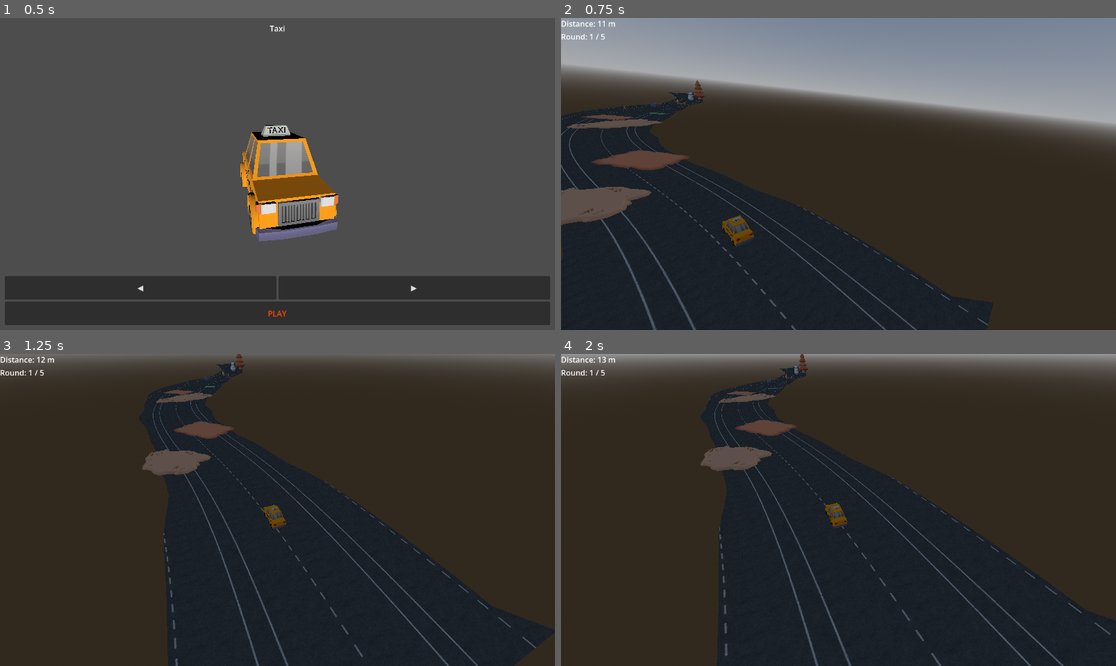
Above: before the commit, frames 1-4 (two rows, left to right).
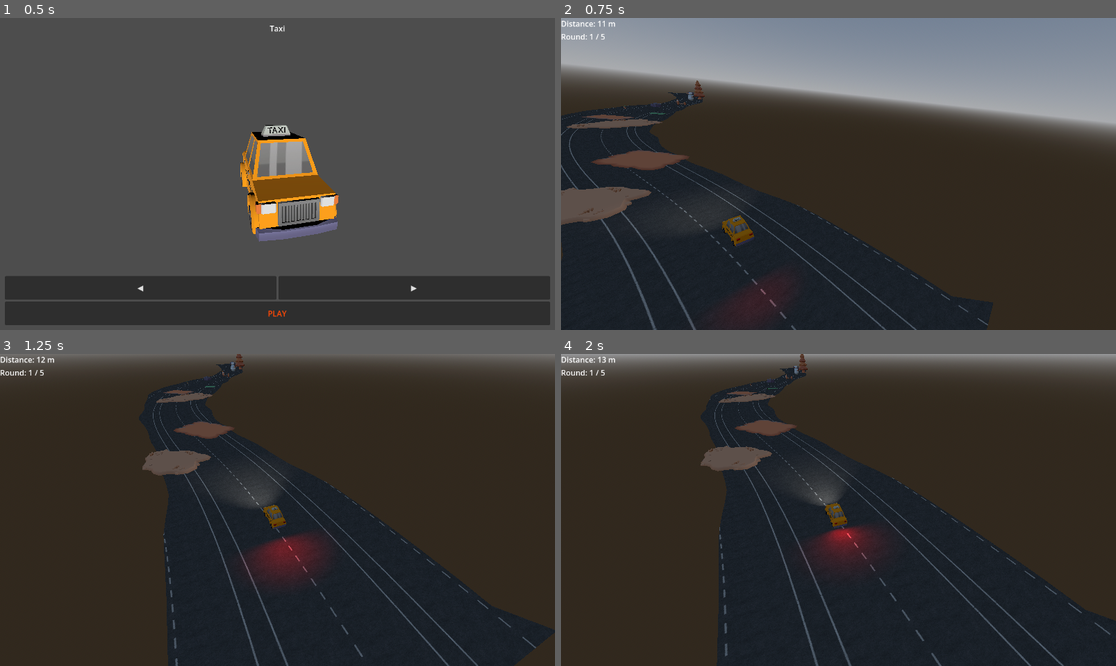
Above: after the commit, the same moments.

Repository: RuntimeRebelsStudio/YouAreYourOwnEnemy
Game: Godot game, scene res://scenes/main/main.tscn
The game is run twice, just before and just after one commit, with the same random seed, the same clock (stepped at 60 frames per second) and the same inputs.
Inputs (mouse positions are in pixels of both pictures, inside the frame that each line leads up to):
- Up to frame 1 (0.5 s): no input
- Up to frame 2 (0.75 s): click "PLAY" at 0.5 s
- Up to frame 3 (1.25 s): no input
- Up to frame 4 (2 s): move the mouse to (960, 494) at 1.27 s; hold D (right) from 1.28 s (still down)

Frame 1 is identical in both runs. In frame 2, 0.5% of the frame differs, in the area x 21-40%, y 57-97%; in frame 3, 2.0%, in the area x 41-59%, y 36-73%; in frame 4, 1.5%.

Commit message:
feat: add car lights

Diff:
--- a/scenes/player/Cars/ambulance.tscn
+++ b/scenes/player/Cars/ambulance.tscn
@@ -364,7 +364,7 @@
 [sub_resource type="BoxShape3D" id="BoxShape3D_6v33g"]
 size = Vector3(0.9440918, 0.5961609, 1.8800659)
 
-[node name="ambulance" type="Area3D" unique_id=41931374 node_paths=PackedStringArray("body_mesh", "collision_shapes", "wheel_fl", "wheel_fr", "wheel_bl", "wheel_br")]
+[node name="ambulance" type="Area3D" unique_id=41931374 node_paths=PackedStringArray("body_mesh", "collision_shapes", "wheel_fl", "wheel_fr", "wheel_bl", "wheel_br", "beacon_a", "beacon_b")]
 script = ExtResource("1_g0hop")
 body_mesh = NodePath("Ambulance2")
 collision_shapes = [NodePath("CollisionShape3D"), NodePath("CollisionShape3D2")]
@@ -376,7 +376,21 @@
 max_torque = 4000.0
 absolute_max_rpm = 950.0
 rpm_acceleration = 60.0
+beacon_a = NodePath("SpotLight3D")
+beacon_b = NodePath("SpotLight3D2")
+beacon_enabled = true
+blink_speed = 2.0
 metadata/_custom_type_script = "uid://bdm4cy4u3orcu"
+
+[node name="SpotLight3D3" type="SpotLight3D" parent="." unique_id=2047119071]
+transform = Transform3D(1, 0, 0, 0, -0.9949693, -0.10018047, 0, 0.10018047, -0.9949693, 0.33331776, 0.2688644, 1.1613648)
+light_energy = 3.5
+spot_range = 15.0
+
+[node name="SpotLight3D4" type="SpotLight3D" parent="." unique_id=135298910]
+transform = Transform3D(1, 0, 0, 0, -0.9949693, -0.10018047, 0, 0.10018047, -0.9949693, -0.3625437, 0.2922628, 1.17359)
+light_energy = 3.5
+spot_range = 15.0
 
 [node name="Ambulance2" type="MeshInstance3D" parent="." unique_id=261041169]
 transform = Transform3D(100, 0, 0, 0, -1.1920929e-05, 99.99999, 0, -99.99999, -1.1920929e-05, 0, 0, 0)
@@ -405,3 +419,29 @@
 [node name="CollisionShape3D2" type="CollisionShape3D" parent="." unique_id=1524063067]
 transform = Transform3D(1, 0, 0, 0, 1, 0, 0, 0, 1, -0.0059814453, 0.79945374, -0.2772522)
 shape = SubResource("BoxShape3D_6v33g")
+
+[node name="AreaLight3D" type="AreaLight3D" parent="." unique_id=1920652724]
+transform = Transform3D(1, 0, 0, 0, 1, 0, 0, 0, 1, 0.4286392, 0.3219569, -1.1857425)
+light_color = Color(0.9682062, 0, 0.042810358, 1)
+light_energy = 3.0
+area_size = Vector2(0.17429483, 0.12520844)
+
+[node name="AreaLight3D2" type="AreaLight3D" parent="." unique_id=13689253]
+transform = Transform3D(1, 0, 0, 0, 1, 0, 0, 0, 1, -0.43989265, 0.27384913, -1.2054385)
+light_color = Color(0.9682062, 0, 0.042810358, 1)
+light_energy = 3.0
+area_size = Vector2(0.17429483, 0.12520844)
+
+[node name="SpotLight3D" type="SpotLight3D" parent="." unique_id=1159821129]
+transform = Transform3D(0.08606599, 0.012544451, -0.9962105, -0.061677206, 0.9980699, 0.0072393646, 0.9943785, 0.06082041, 0.08667359, 0.2012319, 1.0752671, 0.36644816)
+light_color = Color(1, 0, 0, 1)
+light_energy = 4.5
+spot_range = 4.6
+spot_angle = 83.0
+
+[node name="SpotLight3D2" type="SpotLight3D" parent="." unique_id=1445714787]
+transform = Transform3D(0.08912558, -0.001716841, 0.99601895, -0.061677206, 0.9980699, 0.007239364, -0.994109, -0.062076874, 0.08884767, -0.16033095, 1.0950433, 0.4420606)
+light_color = Color(0, 0, 1, 1)
+light_energy = 4.0
+spot_range = 4.6
+spot_angle = 83.0
--- a/scenes/player/Cars/bus_1.tscn
+++ b/scenes/player/Cars/bus_1.tscn
@@ -420,3 +420,25 @@
 [node name="CollisionShape3D4" type="CollisionShape3D" parent="." unique_id=705662251]
 transform = Transform3D(1, 0, 0, 0, 1, 0, 0, 0, 1, -0.001373291, 0.48138428, 1.2733765)
 shape = SubResource("BoxShape3D_8nufa")
+
+[node name="AreaLight3D" type="AreaLight3D" parent="." unique_id=1412834311]
+transform = Transform3D(1, 0, 0, 0, 1, 0, 0, 0, 1, 0.4286392, 0.3219569, -1.5615984)
+light_color = Color(0.9682062, 0, 0.042810358, 1)
+light_energy = 3.0
+area_size = Vector2(0.17429483, 0.12520844)
+
+[node name="AreaLight3D2" type="AreaLight3D" parent="." unique_id=1188752077]
+transform = Transform3D(1, 0, 0, 0, 1, 0, 0, 0, 1, -0.43989265, 0.27384913, -1.5812944)
+light_color = Color(0.9682062, 0, 0.042810358, 1)
+light_energy = 3.0
+area_size = Vector2(0.17429483, 0.12520844)
+
+[node name="SpotLight3D3" type="SpotLight3D" parent="." unique_id=1630522006]
+transform = Transform3D(1, 0, 0, 0, -0.9949693, -0.10018047, 0, 0.10018047, -0.9949693, 0.48955834, 0.32611984, 1.5769956)
+light_energy = 3.5
+spot_range = 15.0
+
+[node name="SpotLight3D4" type="SpotLight3D" parent="." unique_id=1387730896]
+transform = Transform3D(1, 0, 0, 0, -0.9949693, -0.10018047, 0, 0.10018047, -0.9949693, -0.39388108, 0.31472224, 1.6316596)
+light_energy = 3.5
+spot_range = 15.0
--- a/scenes/player/Cars/car_1_6.tscn
+++ b/scenes/player/Cars/car_1_6.tscn
@@ -324,3 +324,25 @@
 [node name="CollisionShape3D2" type="CollisionShape3D" parent="." unique_id=1461095710]
 transform = Transform3D(1, 0, 0, 0, 1, 0, 0, 0, 1, 0.0029296875, 0.6104431, -0.22866821)
 shape = SubResource("BoxShape3D_6v33g")
+
+[node name="SpotLight3D" type="SpotLight3D" parent="." unique_id=753917311]
+transform = Transform3D(1, 0, 0, 0, -0.9949693, -0.10018047, 0, 0.10018047, -0.9949693, 0.3035371, 0.1776349, 0.9696065)
+light_energy = 3.5
+spot_range = 15.0
+
+[node name="SpotLight3D3" type="SpotLight3D" parent="." unique_id=1363675831]
+transform = Transform3D(1, 0, 0, 0, -0.9949693, -0.10018047, 0, 0.10018047, -0.9949693, -0.43963555, 0.17763495, 0.9731443)
+light_energy = 3.5
+spot_range = 15.0
+
+[node name="AreaLight3D" type="AreaLight3D" parent="." unique_id=1734145968]
+transform = Transform3D(1, 0, 0, 0, 1, 0, 0, 0, 1, 0.3735447, 0.25702703, -0.9828443)
+light_color = Color(0.9682062, 0, 0.042810358, 1)
+light_energy = 3.0
+area_size = Vector2(0.17429483, 0.12520844)
+
+[node name="AreaLight3D2" type="AreaLight3D" parent="." unique_id=1831546182]
+transform = Transform3D(1, 0, 0, 0, 1, 0, 0, 0, 1, -0.35206074, 0.2774779, -0.9645771)
+light_color = Color(0.9682062, 0, 0.042810358, 1)
+light_energy = 3.0
+area_size = Vector2(0.17429483, 0.12520844)
--- a/scenes/player/Cars/car_2_4.tscn
+++ b/scenes/player/Cars/car_2_4.tscn
@@ -418,3 +418,25 @@
 [node name="CollisionShape3D4" type="CollisionShape3D" parent="." unique_id=1264174840]
 transform = Transform3D(1, 0, 0, 0, 1, 0, 0, 0, 1, 6.1035156e-05, 0.27355957, -1.0511475)
 shape = SubResource("BoxShape3D_8nufa")
+
+[node name="SpotLight3D" type="SpotLight3D" parent="." unique_id=945803800]
+transform = Transform3D(1, 0, 0, 0, -0.9949693, -0.10018047, 0, 0.10018047, -0.9949693, 0.38355288, 0.37408513, 1.0522016)
+light_energy = 3.5
+spot_range = 15.0
+
+[node name="SpotLight3D3" type="SpotLight3D" parent="." unique_id=897044373]
+transform = Transform3D(1, 0, 0, 0, -0.9949693, -0.10018047, 0, 0.10018047, -0.9949693, -0.3451282, 0.38437593, 1.0384836)
+light_energy = 3.5
+spot_range = 15.0
+
+[node name="AreaLight3D" type="AreaLight3D" parent="." unique_id=1965389245]
+transform = Transform3D(1, 0, 0, 0, 1, 0, 0, 0, 1, 0.3735447, 0.33143646, -1.0856245)
+light_color = Color(0.9682062, 0, 0.042810358, 1)
+light_energy = 3.0
+area_size = Vector2(0.17429483, 0.12520844)
+
+[node name="AreaLight3D2" type="AreaLight3D" parent="." unique_id=1830923101]
+transform = Transform3D(1, 0, 0, 0, 1, 0, 0, 0, 1, -0.35206074, 0.3864205, -1.0534116)
+light_color = Color(0.9682062, 0, 0.042810358, 1)
+light_energy = 3.0
+area_size = Vector2(0.17429483, 0.12520844)
--- a/scenes/player/Cars/ice_cream_truck_1.tscn
+++ b/scenes/player/Cars/ice_cream_truck_1.tscn
@@ -316,3 +316,25 @@
 [node name="CollisionShape3D" type="CollisionShape3D" parent="." unique_id=1282990151]
 transform = Transform3D(100, 0, 0, 0, -4.371139e-06, 98, 0, -100, -4.283716e-06, 0, 0.026052684, 0)
 shape = SubResource("ConvexPolygonShape3D_lo0gu")
+
+[node name="SpotLight3D3" type="SpotLight3D" parent="." unique_id=1036410929]
+transform = Transform3D(1, 0, 0, 0, -0.9949693, -0.10018047, 0, 0.10018047, -0.9949693, 0.33331776, 0.2688644, 1.1613648)
+light_energy = 3.5
+spot_range = 15.0
+
+[node name="SpotLight3D4" type="SpotLight3D" parent="." unique_id=1901238236]
+transform = Transform3D(1, 0, 0, 0, -0.9949693, -0.10018047, 0, 0.10018047, -0.9949693, -0.3625437, 0.2922628, 1.17359)
+light_energy = 3.5
+spot_range = 15.0
+
+[node name="AreaLight3D" type="AreaLight3D" parent="." unique_id=41719260]
+transform = Transform3D(1, 0, 0, 0, 1, 0, 0, 0, 1, 0.488742, 0.20401034, -1.1513746)
+light_color = Color(0.9682062, 0, 0.042810358, 1)
+light_energy = 3.0
+area_size = Vector2(0.17429483, 0.12520844)
+
+[node name="AreaLight3D2" type="AreaLight3D" parent="." unique_id=1670624699]
+transform = Transform3D(1, 0, 0, 0, 1, 0, 0, 0, 1, -0.45770282, 0.1884768, -1.1427745)
+light_color = Color(0.9682062, 0, 0.042810358, 1)
+light_energy = 3.0
+area_size = Vector2(0.17429483, 0.12520844)
--- a/scenes/player/Cars/ice_cream_truck_2.tscn
+++ b/scenes/player/Cars/ice_cream_truck_2.tscn
@@ -1,8 +1,8 @@
 [gd_scene format=4 uid="uid://ejk61b8wcdqt"]
 
 [ext_resource type="Script" uid="uid://bdm4cy4u3orcu" path="res://scenes/player/car_model.gd" id="1_ype22"]
-[ext_resource type="Texture2D" uid="uid://dcmst03lnrlsu" path="res://scenes/player/CarModels/textures/City Atlas Map.png" id="2_gil87"]
-[ext_resource type="Texture2D" uid="uid://dtwmnag70tts4" path="res://scenes/player/CarModels/textures/Windows.png" id="3_ocwjc"]
+[ext_resource type="Texture2D" uid="uid://dcmst03lnrlsu" path="res://scenes/player/CarModels/Textures/City Atlas Map.png" id="2_gil87"]
+[ext_resource type="Texture2D" uid="uid://dtwmnag70tts4" path="res://scenes/player/CarModels/Textures/Windows.png" id="3_ocwjc"]
 
 [sub_resource type="StandardMaterial3D" id="StandardMaterial3D_23jxm"]
 resource_name = "City Car.018"
@@ -317,3 +317,25 @@
 [node name="CollisionShape3D" type="CollisionShape3D" parent="." unique_id=2070383242]
 transform = Transform3D(100, 0, 0, 0, -4.371139e-06, 98, 0, -100, -4.283716e-06, 0, 0.026052684, 0)
 shape = SubResource("ConvexPolygonShape3D_0deil")
+
+[node name="SpotLight3D3" type="SpotLight3D" parent="." unique_id=1488474594]
+transform = Transform3D(1, 0, 0, 0, -0.9949693, -0.10018047, 0, 0.10018047, -0.9949693, 0.33331776, 0.2688644, 1.1613648)
+light_energy = 3.5
+spot_range = 15.0
+
+[node name="SpotLight3D4" type="SpotLight3D" parent="." unique_id=413716721]
+transform = Transform3D(1, 0, 0, 0, -0.9949693, -0.10018047, 0, 0.10018047, -0.9949693, -0.3625437, 0.2922628, 1.17359)
+light_energy = 3.5
+spot_range = 15.0
+
+[node name="AreaLight3D" type="AreaLight3D" parent="." unique_id=1746721753]
+transform = Transform3D(1, 0, 0, 0, 1, 0, 0, 0, 1, 0.488742, 0.20401034, -1.1513746)
+light_color = Color(0.9682062, 0, 0.042810358, 1)
+light_energy = 3.0
+area_size = Vector2(0.17429483, 0.12520844)
+
+[node name="AreaLight3D2" type="AreaLight3D" parent="." unique_id=1011962190]
+transform = Transform3D(1, 0, 0, 0, 1, 0, 0, 0, 1, -0.45770282, 0.1884768, -1.1427745)
+light_color = Color(0.9682062, 0, 0.042810358, 1)
+light_energy = 3.0
+area_size = Vector2(0.17429483, 0.12520844)
--- a/scenes/player/Cars/pickUp_16.tscn
+++ b/scenes/player/Cars/pickUp_16.tscn
@@ -451,3 +451,25 @@
 [node name="CollisionShape3D4" type="CollisionShape3D" parent="." unique_id=643165200]
 transform = Transform3D(1, 0, 0, 0, 1, 0, 0, 0, 1, 0.0010986328, 0.18676758, -1.0179443)
 shape = SubResource("BoxShape3D_ywy15")
+
+[node name="SpotLight3D3" type="SpotLight3D" parent="." unique_id=2112435166]
+transform = Transform3D(1, 0, 0, 0, -0.9949693, -0.10018047, 0, 0.10018047, -0.9949693, 0.32883155, 0.27277905, 1.0679057)
+light_energy = 3.5
+spot_range = 15.0
+
+[node name="SpotLight3D4" type="SpotLight3D" parent="." unique_id=1162182471]
+transform = Transform3D(1, 0, 0, 0, -0.9949693, -0.10018047, 0, 0.10018047, -0.9949693, -0.3507409, 0.26138145, 1.0717353)
+light_energy = 3.5
+spot_range = 15.0
+
+[node name="AreaLight3D" type="AreaLight3D" parent="." unique_id=1142664157]
+transform = Transform3D(1, 0, 0, 0, 1, 0, 0, 0, 1, 0.35797134, 0.40874305, -1.0796403)
+light_color = Color(0.9682062, 0, 0.042810358, 1)
+light_energy = 3.0
+area_size = Vector2(0.17429483, 0.12520844)
+
+[node name="AreaLight3D2" type="AreaLight3D" parent="." unique_id=1036045679]
+transform = Transform3D(1, 0, 0, 0, 1, 0, 0, 0, 1, -0.3641011, 0.39696038, -1.0820969)
+light_color = Color(0.9682062, 0, 0.042810358, 1)
+light_energy = 3.0
+area_size = Vector2(0.17429483, 0.12520844)
--- a/scenes/player/Cars/policeCar.tscn
+++ b/scenes/player/Cars/policeCar.tscn
@@ -370,7 +370,7 @@
 [sub_resource type="BoxShape3D" id="BoxShape3D_4uwnn"]
 size = Vector3(1.0371094, 0.54711914, 0.2043457)
 
-[node name="policeCar" type="Area3D" unique_id=878121250 node_paths=PackedStringArray("body_mesh", "collision_shapes", "wheel_fl", "wheel_fr", "wheel_bl", "wheel_br")]
+[node name="policeCar" type="Area3D" unique_id=878121250 node_paths=PackedStringArray("body_mesh", "collision_shapes", "wheel_fl", "wheel_fr", "wheel_bl", "wheel_br", "beacon_a", "beacon_b")]
 script = ExtResource("1_a1aa1")
 body_mesh = NodePath("PoliceCar2")
 collision_shapes = [NodePath("CollisionShape3D"), NodePath("CollisionShape3D2"), NodePath("CollisionShape3D3"), NodePath("CollisionShape3D4")]
@@ -383,6 +383,10 @@
 min_max_rpm = 400.0
 absolute_max_rpm = 1250.0
 rpm_acceleration = 100.0
+beacon_a = NodePath("SpotLight3D")
+beacon_b = NodePath("SpotLight3D2")
+beacon_enabled = true
+blink_speed = 2.0
 metadata/_custom_type_script = "uid://bdm4cy4u3orcu"
 
 [node name="PoliceCar2" type="MeshInstance3D" parent="." unique_id=2028115988]
@@ -420,3 +424,39 @@
 [node name="CollisionShape3D4" type="CollisionShape3D" parent="." unique_id=589107377]
 transform = Transform3D(1, 0, 0, 0, 1, 0, 0, 0, 1, 0.0107421875, 0.19396973, -1.0887451)
 shape = SubResource("BoxShape3D_4uwnn")
+
+[node name="SpotLight3D" type="SpotLight3D" parent="." unique_id=36503598]
+transform = Transform3D(-0.09126449, -0.012862314, 0.9957437, -0.061677203, 0.9980699, 0.0072393646, -0.9939149, -0.06075398, -0.09188165, -0.1864675, 0.93086493, -0.1463902)
+light_color = Color(1, 0, 0, 1)
+light_energy = 4.5
+spot_range = 4.6
+spot_angle = 83.0
+
+[node name="SpotLight3D2" type="SpotLight3D" parent="." unique_id=1312873704]
+transform = Transform3D(-0.08392611, 0.002041423, -0.9964699, -0.061677206, 0.9980699, 0.0072393664, 0.99456143, 0.062067047, -0.08363821, 0.1697287, 0.92411935, -0.1382513)
+light_color = Color(0, 0, 1, 1)
+light_energy = 4.5
+spot_range = 4.6
+spot_angle = 83.0
+
+[node name="SpotLight3D3" type="SpotLight3D" parent="." unique_id=528012804]
+transform = Transform3D(1, 0, 0, 0, -0.9949693, -0.10018047, 0, 0.10018047, -0.9949693, 0.32883155, 0.27277905, 1.0679057)
+light_energy = 3.5
+spot_range = 15.0
+
+[node name="SpotLight3D4" type="SpotLight3D" parent="." unique_id=632364048]
+transform = Transform3D(1, 0, 0, 0, -0.9949693, -0.10018047, 0, 0.10018047, -0.9949693, -0.3507409, 0.26138145, 1.0717353)
+light_energy = 3.5
+spot_range = 15.0
+
+[node name="AreaLight3D" type="AreaLight3D" parent="." unique_id=457673458]
+transform = Transform3D(1, 0, 0, 0, 1, 0, 0, 0, 1, 0.35797134, 0.38989273, -1.1841177)
+light_color = Color(0.9682062, 0, 0.042810358, 1)
+light_energy = 3.0
+area_size = Vector2(0.17429483, 0.12520844)
+
+[node name="AreaLight3D2" type="AreaLight3D" parent="." unique_id=1599287695]
+transform = Transform3D(1, 0, 0, 0, 1, 0, 0, 0, 1, -0.3641011, 0.37811005, -1.1865743)
+light_color = Color(0.9682062, 0, 0.042810358, 1)
+light_energy = 3.0
+area_size = Vector2(0.17429483, 0.12520844)
--- a/scenes/player/Cars/sportCar_5.tscn
+++ b/scenes/player/Cars/sportCar_5.tscn
@@ -1,8 +1,8 @@
 [gd_scene format=4 uid="uid://w7pjt708cos3"]
 
 [ext_resource type="Script" uid="uid://bdm4cy4u3orcu" path="res://scenes/player/car_model.gd" id="1_nb0j0"]
-[ext_resource type="Texture2D" uid="uid://dcmst03lnrlsu" path="res://scenes/player/CarModels/textures/City Atlas Map.png" id="2_v8pud"]
-[ext_resource type="Texture2D" uid="uid://dtwmnag70tts4" path="res://scenes/player/CarModels/textures/Windows.png" id="3_jfqpv"]
+[ext_resource type="Texture2D" uid="uid://dcmst03lnrlsu" path="res://scenes/player/CarModels/Textures/City Atlas Map.png" id="2_v8pud"]
+[ext_resource type="Texture2D" uid="uid://dtwmnag70tts4" path="res://scenes/player/CarModels/Textures/Windows.png" id="3_jfqpv"]
 
 [sub_resource type="StandardMaterial3D" id="StandardMaterial3D_2qcux"]
 resource_name = "City Metal"
@@ -482,3 +482,25 @@
 [node name="CollisionShape3D4" type="CollisionShape3D" parent="." unique_id=1955962590]
 transform = Transform3D(1, 0, 0, 0, 1, 0, 0, 0, 1, 0.0015258789, 0.18792725, -1.0299072)
 shape = SubResource("BoxShape3D_jfqpv")
+
+[node name="SpotLight3D3" type="SpotLight3D" parent="." unique_id=950173297]
+transform = Transform3D(1, 0, 0, 0, -0.9949693, -0.10018047, 0, 0.10018047, -0.9949693, 0.32883155, 0.32611984, 1.0555329)
+light_energy = 3.5
+spot_range = 15.0
+
+[node name="SpotLight3D4" type="SpotLight3D" parent="." unique_id=555154582]
+transform = Transform3D(1, 0, 0, 0, -0.9949693, -0.10018047, 0, 0.10018047, -0.9949693, -0.3507409, 0.31472224, 1.0593625)
+light_energy = 3.5
+spot_range = 15.0
+
+[node name="AreaLight3D" type="AreaLight3D" parent="." unique_id=1006783399]
+transform = Transform3D(1, 0, 0, 0, 1, 0, 0, 0, 1, 0.35797134, 0.40874305, -1.0796403)
+light_color = Color(0.9682062, 0, 0.042810358, 1)
+light_energy = 3.0
+area_size = Vector2(0.17429483, 0.12520844)
+
+[node name="AreaLight3D2" type="AreaLight3D" parent="." unique_id=831072227]
+transform = Transform3D(1, 0, 0, 0, 1, 0, 0, 0, 1, -0.3641011, 0.39696038, -1.0820969)
+light_color = Color(0.9682062, 0, 0.042810358, 1)
+light_energy = 3.0
+area_size = Vector2(0.17429483, 0.12520844)
--- a/scenes/player/Cars/taxi.tscn
+++ b/scenes/player/Cars/taxi.tscn
@@ -440,3 +440,25 @@
 [node name="CollisionShape3D3" type="CollisionShape3D" parent="." unique_id=1224508130]
 transform = Transform3D(1, 0, 0, 0, 1, 0, 0, 0, 1, -0.032287598, 0.21929932, -0.34492612)
 shape = SubResource("BoxShape3D_4qfyp")
+
+[node name="SpotLight3D" type="SpotLight3D" parent="." unique_id=322944313]
+transform = Transform3D(1, 0, 0, 0, -0.9949693, -0.10018047, 0, 0.10018047, -0.9949693, 0.3035371, 0.34750384, 1.6831892)
+light_energy = 3.5
+spot_range = 15.0
+
+[node name="SpotLight3D3" type="SpotLight3D" parent="." unique_id=92606961]
+transform = Transform3D(1, 0, 0, 0, -0.9949693, -0.10018047, 0, 0.10018047, -0.9949693, -0.43963555, 0.3475039, 1.6867269)
+light_energy = 3.5
+spot_range = 15.0
+
+[node name="AreaLight3D" type="AreaLight3D" parent="." unique_id=1872919029]
+transform = Transform3D(1, 0, 0, 0, 1, 0, 0, 0, 1, 0.33463305, 0.37835693, -0.47258976)
+light_color = Color(0.9682062, 0, 0.042810358, 1)
+light_energy = 3.0
+area_size = Vector2(0.17429483, 0.12520844)
+
+[node name="AreaLight3D2" type="AreaLight3D" parent="." unique_id=1029039067]
+transform = Transform3D(1, 0, 0, 0, 1, 0, 0, 0, 1, -0.19893897, 0.39779416, -0.6479423)
+light_color = Color(0.9682062, 0, 0.042810358, 1)
+light_energy = 3.0
+area_size = Vector2(0.17429483, 0.12520844)
--- a/scenes/player/GhostCar/ghost_car.gd
+++ b/scenes/player/GhostCar/ghost_car.gd
@@ -35,7 +35,8 @@
 			node.material_overlay = ghost_material
 		else:
 			print("WARNUNG: ghost_material ist NULL!")
-
+	elif node is SpotLight3D and ghost_material:
+		node.light_color = ghost_material.emission
 	for child in node.get_children():
 		_apply_ghost_overlay(child)
 
--- a/scenes/player/car_model.gd
+++ b/scenes/player/car_model.gd
@@ -25,13 +25,21 @@
 @export var min_max_rpm: float = 300.0       # Start-Höchstgeschwindigkeit
 @export var absolute_max_rpm: float = 1000.0 # Absolute Top-Geschwindigkeit
 @export var rpm_acceleration: float = 50.0   # Wie schnell die Höchstgeschwindigkeit steigt
+@export_group("Emergency Beacons")
+@export var beacon_a: Light3D
+@export var beacon_b: Light3D
+@export var beacon_enabled := false
+@export var blink_speed := 4.0 # flips per second
 
+var _t := 0.0
+func _process(delta):
+	if not beacon_enabled or beacon_a == null or beacon_b == null:
+		return
+	_t += delta * blink_speed
+	var phase := fmod(_t, 1.0) < 0.5
+	beacon_a.visible = phase
+	beacon_b.visible = not phase
 
 # Called when the node enters the scene tree for the first time.
 func _ready() -> void:
 	pass # Replace with function body.
-
-
-# Called every frame. 'delta' is the elapsed time since the previous frame.
-func _process(delta: float) -> void:
-	pass
